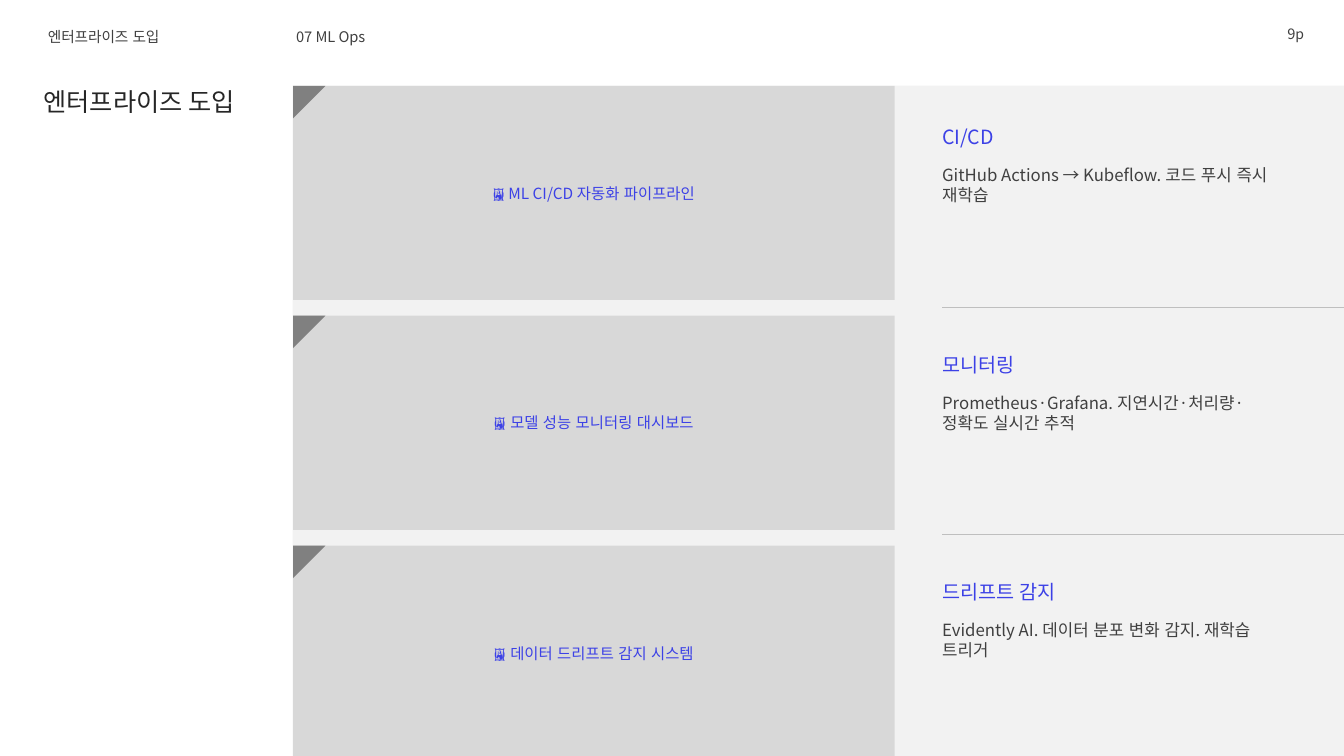
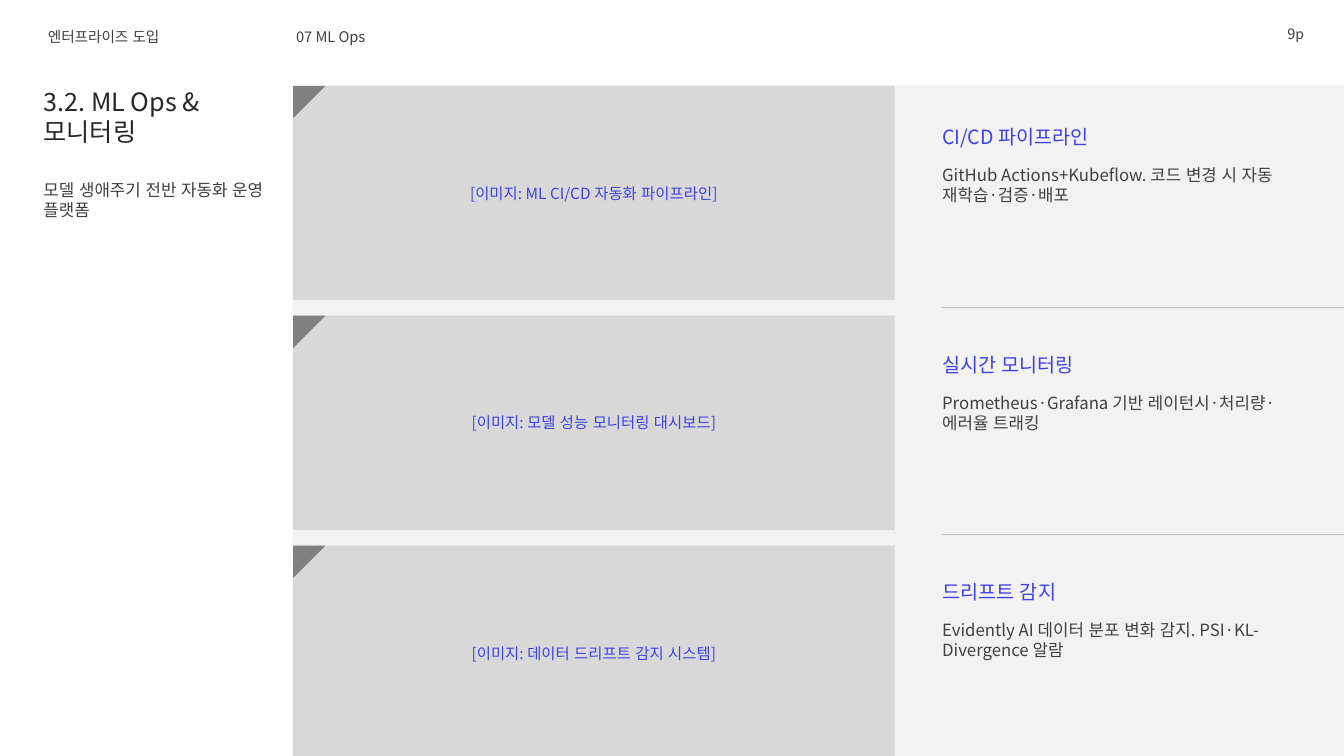
Before and after one commit to lhs6395-hslee/2026-gsn-pptx, a slide deck: slide 9 of result/머신러닝_심층_기술_가이드_재현검증.pptx. Drawn at 1344x756 pixels with LibreOffice and Linux fonts; fonts in the diff are those of the drawing; background and template pictures are left out. Boxes give left, top, right and bottom in pixels: in the first picture for what was removed or moved away, otherwise in the second. Text is boxed around its words. In the diff, an @@ line names an element or a change of style, - is before the commit and + after.

```diff
--- a/result/머신러닝_심층_기술_가이드_재현검증.pptx
+++ b/result/머신러닝_심층_기술_가이드_재현검증.pptx
@@ text at (x1=43, y1=92, x2=177, y2=143): text changed @@
-엔터프라이즈 도입
+3.2. ML Ops & 모니터링
@@ text at (x1=942, y1=128, x2=1088, y2=148): text changed @@
-CI/CD
+CI/CD 파이프라인
@@ text at (x1=942, y1=167, x2=1273, y2=203): text changed @@
-GitHub Actions → Kubeflow. 코드 푸시 즉시 재학습
+GitHub Actions+Kubeflow. 코드 변경 시 자동 재학습·검증·배포
@@ text added at (x1=43, y1=182, x2=263, y2=217), 12 pt, text #404040 @@
+모델 생애주기 전반 자동화 운영 플랫폼
@@ text in rectangle at (x1=470, y1=186, x2=717, y2=202): text changed @@
-🖼 ML CI/CD 자동화 파이프라인
+[이미지: ML CI/CD 자동화 파이프라인]
@@ text at (x1=942, y1=356, x2=1074, y2=374): text changed @@
-모니터링
+실시간 모니터링
@@ text in rectangle at (x1=472, y1=415, x2=716, y2=431): text changed @@
-🖼 모델 성능 모니터링 대시보드
+[이미지: 모델 성능 모니터링 대시보드]
@@ text at (x1=942, y1=395, x2=1275, y2=431): text changed @@
-Prometheus·Grafana. 지연시간·처리량·정확도 실시간 추적
+Prometheus·Grafana 기반 레이턴시·처리량·에러율 트래킹
@@ text at (x1=942, y1=622, x2=1259, y2=660): text changed @@
-Evidently AI. 데이터 분포 변화 감지. 재학습 트리거
+Evidently AI 데이터 분포 변화 감지. PSI·KL-Divergence 알람
@@ text in rectangle at (x1=472, y1=646, x2=716, y2=662): text changed @@
-🖼 데이터 드리프트 감지 시스템
+[이미지: 데이터 드리프트 감지 시스템]
```
Also in this commit, not shown: 11 other slides changed, 5 other files.
